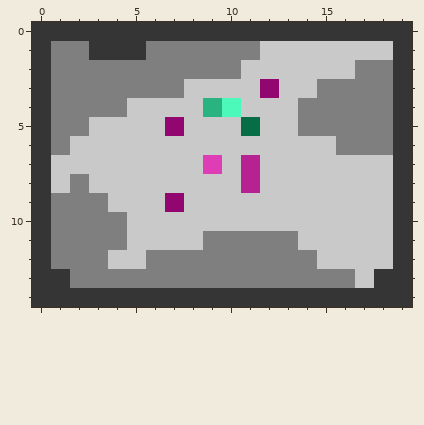
File history of a pixel-art sprite, gfx/map0.png. The picture above is the old version.
The file is 20x15 pixels.
Once edited:
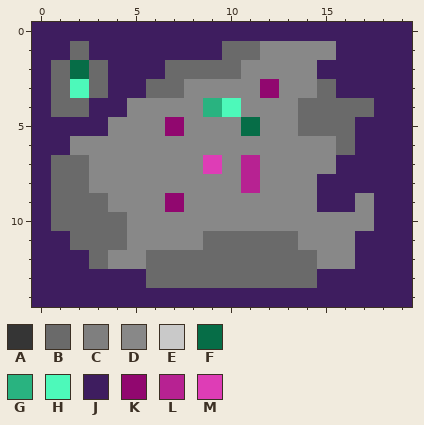
Palette (. is transparent): A #353535  B #6a6a6a  C #7f7f7f  D #888888  E #c9c9c9  F #066d47  G #29b380  H #4df9ba  J #3e1d5f  K #91076f  L #b72292  M #de3db6
Changes in this commit:
Changed rows in their new state; - is an unchanged pixel.
first column x 0:
 0 JJJJJJJJJJJJJJJJJJJJ
 1 JJBJJJJJJJBBDDDDJJJJ
 2 JBFBJJJBBBBDDDDJJJJJ
 3 JBHBJJBBDDDD-DDBJJJJ
 4 JBBJJDDDD--DDDBBBBJJ
 5 JJJJDDD-DDD-DDBBBJJJ
 6 JJDDDDDDDDDDDDDDBJJJ
 7 JBBDDDDDD-D-DDDDJJJJ
 8 JBBDDDDDDDD-DDDJJJJJ
 9 JBBBDDD-DDDDDDDJJDJJ
10 JBBBBDDDDDDDDDDDDDJJ
11 JJBBBDDDDBBBBBDDDJJJ
12 JJJBDDBBBBBBBBBDDJJJ
13 JJJJJJBBBBBBBBBJJJJJ
14 JJJJJJJJJJJJJJJJJJJJ
Where, in picture pixels (left, top, right, bottom), the same in both pictures:
changed: (32, 22, 412, 307)
